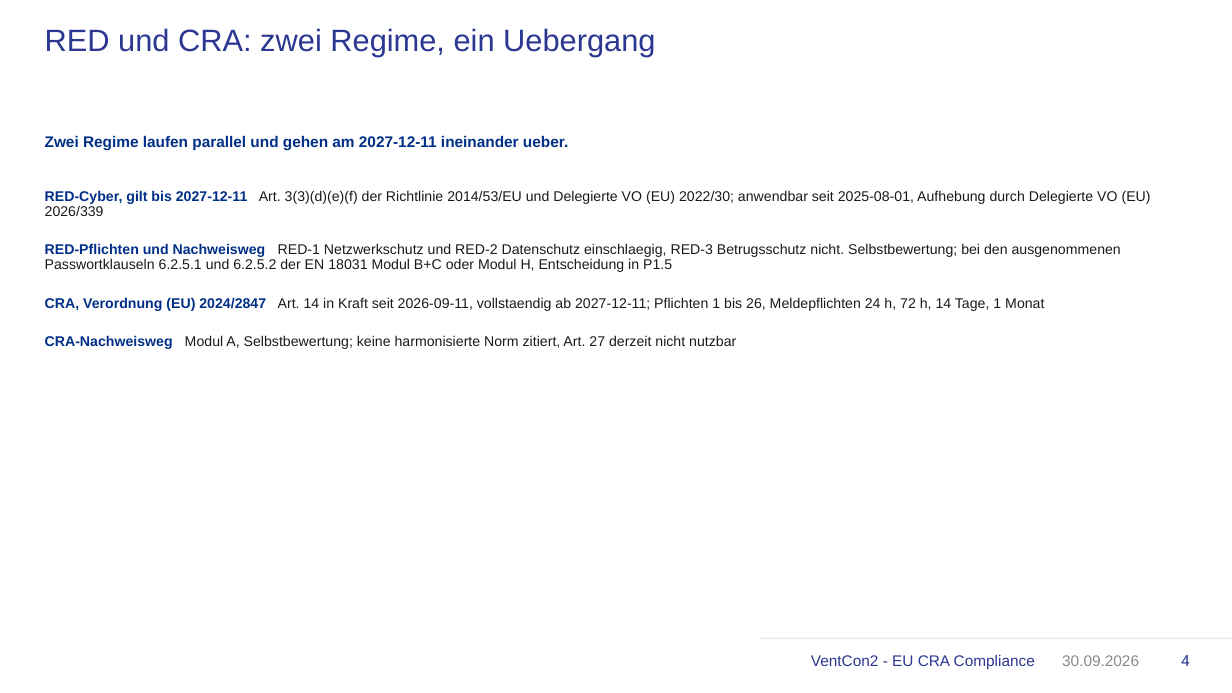
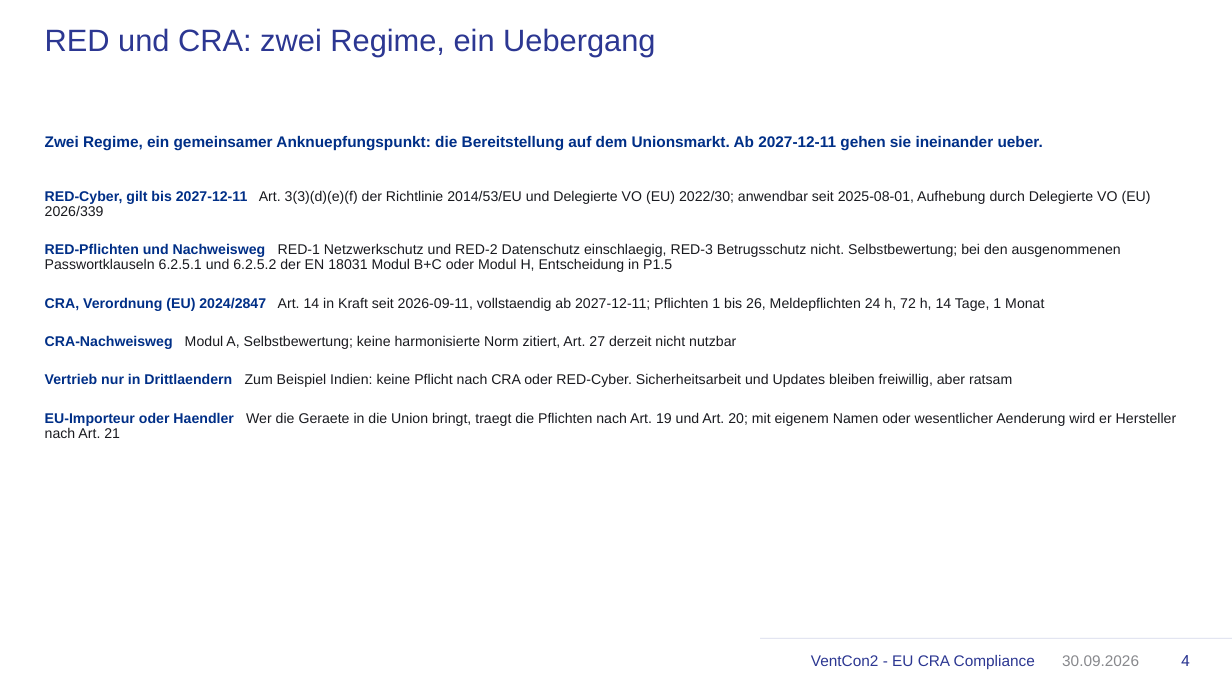
Before and after one commit to habkorn/VentCon2, a slide deck: slide 4 of sec/2026-09-30_CRA_Compliance_Praesentation.pptx. Drawn at 1232x693 pixels with LibreOffice and Linux fonts; fonts in the diff are those of the drawing; background and template pictures are left out. Boxes give left, top, right and bottom in pixels: in the first picture for what was removed or moved away, otherwise in the second. Text is boxed around its words. In the diff, an @@ line names an element or a change of style, - is before the commit and + after.

```diff
--- a/sec/2026-09-30_CRA_Compliance_Praesentation.pptx
+++ b/sec/2026-09-30_CRA_Compliance_Praesentation.pptx
@@ text at (45,136,1043,151): text changed @@
-Zwei Regime laufen parallel und gehen am 2027-12-11 ineinander ueber.
+Zwei Regime, ein gemeinsamer Anknuepfungspunkt: die Bereitstellung auf dem Unionsmarkt. Ab 2027-12-11 gehen sie ineinander ueber.
@@ text at (45,373,1177,438): paragraphs added @@
+Vertrieb nur in Drittlaendern Zum Beispiel Indien: keine Pflicht nach CRA oder RED-Cyber. Sicherheitsarbeit und Updates bleiben freiwillig, aber ratsam
+EU-Importeur oder Haendler Wer die Geraete in die Union bringt, traegt die Pflichten nach Art. 19 und Art. 20; mit eigenem Namen oder wesentlicher Aenderung wird er Hersteller nach Art. 21
```
Also in this commit, not shown: 1 other slide changed, 28 other files.
